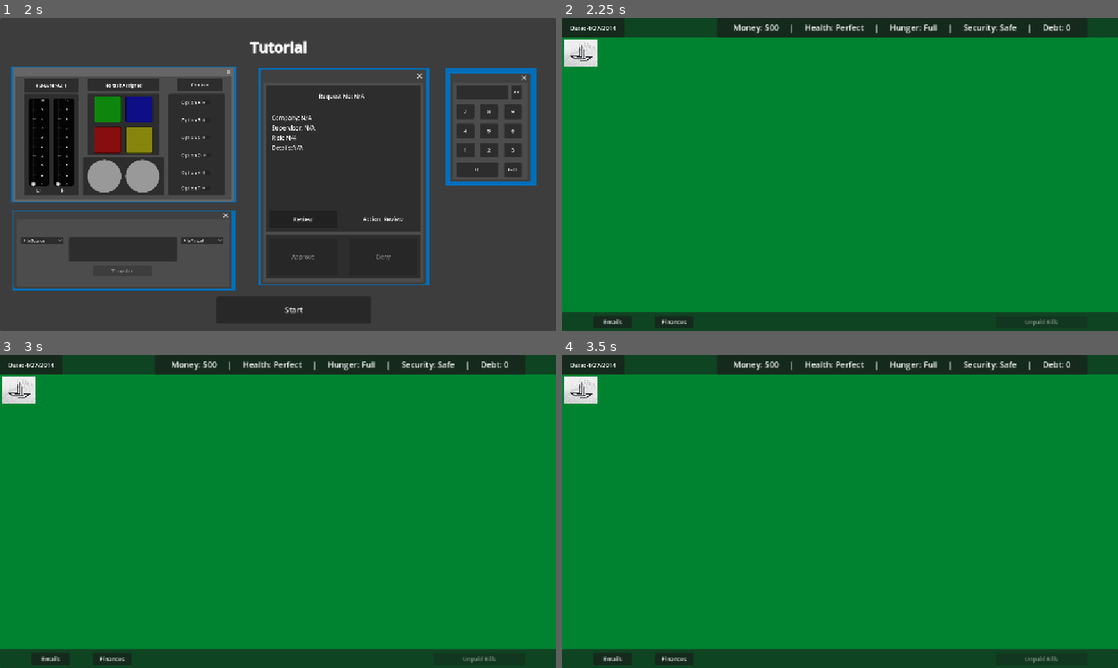
Above: before the commit, frames 1-4 (two rows, left to right).
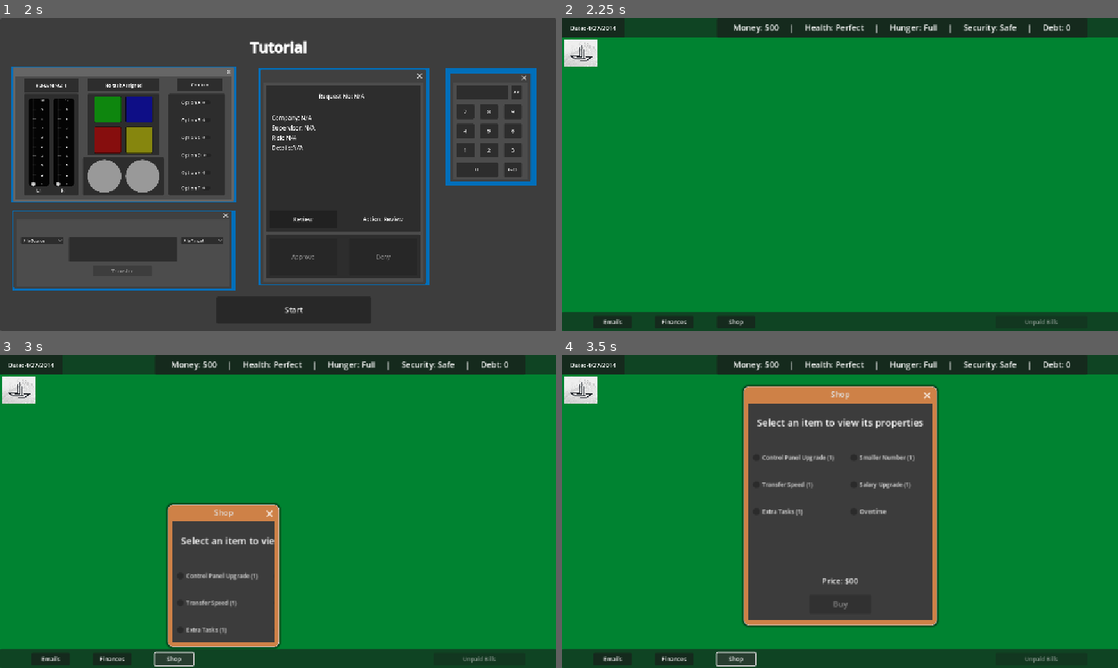
Above: after the commit, the same moments.

Repository: andrewpressman/Operation-OS
Game: Godot game, scene res://Menu/MainMenu.tscn
The game is run twice, just before and just after one commit, with the same random seed, the same clock (stepped at 60 frames per second) and the same inputs.
Inputs (mouse positions are in pixels of both pictures, inside the frame that each line leads up to):
- Up to frame 1 (2 s): click "New Game" at 0.5 s; click "Accept" at 1.25 s
- Up to frame 2 (2.25 s): click "Start" at 2 s
- Up to frame 3 (3 s): click (172, 658) at 2.75 s, where only the run after the commit has a clickable "Shop"
- Up to frame 4 (3.5 s): no input

Frame 1 is identical in both runs. In frame 2, 0.2% of the frame differs, in the area x 28-35%, y 95-100%; in frame 3, 10%; in frame 4, 28%, in the area x 27-68%, y 9-100%.

Commit message:
moved shop window to home screen

Diff:
--- a/Home/HomeController.gd
+++ b/Home/HomeController.gd
@@ -5,6 +5,9 @@
 
 var Emails = preload("res://Home/Emails.tscn")
 var EmailsIst: Node = null
+
+var Shop = (preload("res://Work/Shop.tscn"))
+var ShopIst : Node = null
 
 var CanWork : bool
 
@@ -67,6 +70,15 @@
 		$Taskbar/GoWork.disabled = false
 	SaveLoad.SaveOptions()
 
+func DisplayShop():
+	if ShopIst && is_instance_valid(ShopIst):
+		ShopIst.kill()
+		ShopIst = null
+	else:
+		var t7 = Shop.instantiate()
+		ShopIst = t7
+		add_child(t7)
+
 func UpdateStats():
 	var HungerStr = "Hunger: "
 	var SecurityStr = "Security: "
--- a/Home/HomeDesktop.tscn
+++ b/Home/HomeDesktop.tscn
@@ -79,6 +79,17 @@
 rotation = 0.00132338
 theme_override_font_sizes/font_size = 12
 text = "Finances"
+
+[node name="Shop" type="Button" parent="Taskbar"]
+layout_mode = 0
+offset_left = 320.0
+offset_top = 8.0
+offset_right = 400.0
+offset_bottom = 33.0
+rotation = 0.00132338
+theme_override_font_sizes/font_size = 12
+text = "Shop
+"
 
 [node name="GoWork" type="Button" parent="Taskbar"]
 layout_mode = 0
@@ -293,6 +304,7 @@
 [connection signal="pressed" from="DEBUG BUTTON" to="." method="UpdateStats"]
 [connection signal="pressed" from="Taskbar/Emails" to="." method="DisplayEmails"]
 [connection signal="pressed" from="Taskbar/Finances" to="." method="FinancesButton"]
+[connection signal="pressed" from="Taskbar/Shop" to="." method="DisplayShop"]
 [connection signal="pressed" from="Taskbar/GoWork" to="." method="GoWork"]
 [connection signal="pressed" from="Finances/Bills/Rent" to="Finances" method="ToggleRent"]
 [connection signal="pressed" from="Finances/Bills/Food" to="Finances" method="ToggleFood"]
--- a/Work/Shop.tscn
+++ b/Work/Shop.tscn
@@ -55,7 +55,7 @@
 "times": PackedFloat32Array(0, 0.3),
 "transitions": PackedFloat32Array(1, 1),
 "update": 0,
-"values": [Vector2i(640, 650), Vector2i(386, 99)]
+"values": [Vector2i(320, 650), Vector2i(386, 99)]
 }
 
 [sub_resource type="Animation" id="Animation_ebmus"]
@@ -82,7 +82,7 @@
 "times": PackedFloat32Array(0, 0.3),
 "transitions": PackedFloat32Array(1, 1),
 "update": 0,
-"values": [Vector2i(386, 99), Vector2i(640, 650)]
+"values": [Vector2i(386, 99), Vector2i(320, 650)]
 }
 
 [sub_resource type="AnimationLibrary" id="AnimationLibrary_5omfx"]
--- a/Work/WorkController.gd
+++ b/Work/WorkController.gd
@@ -19,9 +19,6 @@
 
 var PopupAd = preload("res://Work/popupAd.tscn")
 var PopupIst : Node = null
-
-var Shop = (preload("res://Work/Shop.tscn"))
-var ShopIst : Node = null
 
 var ShiftComplete : bool
 
@@ -297,16 +294,6 @@
 		var t6 = PopupAd.instantiate()
 		PopupIst = t6
 		add_child(t6)
-
-func DisplayShop():
-	if ShopIst && is_instance_valid(ShopIst):
-		ShopIst.kill()
-		ShopIst = null
-	else:
-		var t7 = Shop.instantiate()
-		ShopIst = t7
-		add_child(t7)
-		AutoClose(5)
 
 func AutoClose(window : int):
 	if SaveLoad.ExclusiveWindow:
@@ -326,10 +313,6 @@
 			if FileManagerIst && is_instance_valid(FileManagerIst):
 				FileManagerIst.Kill()
 				FileManagerIst = null
-		if window != 5:
-			if ShopIst && is_instance_valid(ShopIst):
-				ShopIst.kill()
-				ShopIst = null
 	else:
 		pass
 
--- a/Work/WorkDesktop.tscn
+++ b/Work/WorkDesktop.tscn
@@ -275,15 +275,6 @@
 theme_override_font_sizes/font_size = 11
 text = "Control Panel"
 
-[node name="Shop" type="Button" parent="Taskbar"]
-layout_mode = 0
-offset_left = 640.0
-offset_top = 8.0
-offset_right = 720.0
-offset_bottom = 32.0
-theme_override_font_sizes/font_size = 11
-text = "Shop"
-
 [node name="Header" type="Panel" parent="."]
 offset_right = 2304.0
 offset_bottom = 80.0
@@ -369,9 +360,9 @@
 
 [node name="Bribe" type="Panel" parent="."]
 offset_left = 480.0
-offset_top = 664.0
+offset_top = 464.0
 offset_right = 672.0
-offset_bottom = 792.0
+offset_bottom = 592.0
 scale = Vector2(0.907, 0.907)
 pivot_offset = Vector2(96, 65)
 size_flags_horizontal = 4
@@ -469,7 +460,6 @@
 [connection signal="pressed" from="Taskbar/Messenger" to="." method="SkipTask"]
 [connection signal="pressed" from="Taskbar/Requests" to="." method="DisplayRequest"]
 [connection signal="pressed" from="Taskbar/Buttons" to="." method="DisplayButtons"]
-[connection signal="pressed" from="Taskbar/Shop" to="." method="DisplayShop"]
 [connection signal="pressed" from="GoHome" to="." method="GoHome"]
 [connection signal="pressed" from="Bribe/Accept" to="Bribe" method="AcceptBribe"]
 [connection signal="pressed" from="Bribe/Decline" to="Bribe" method="DeclineBribe"]
